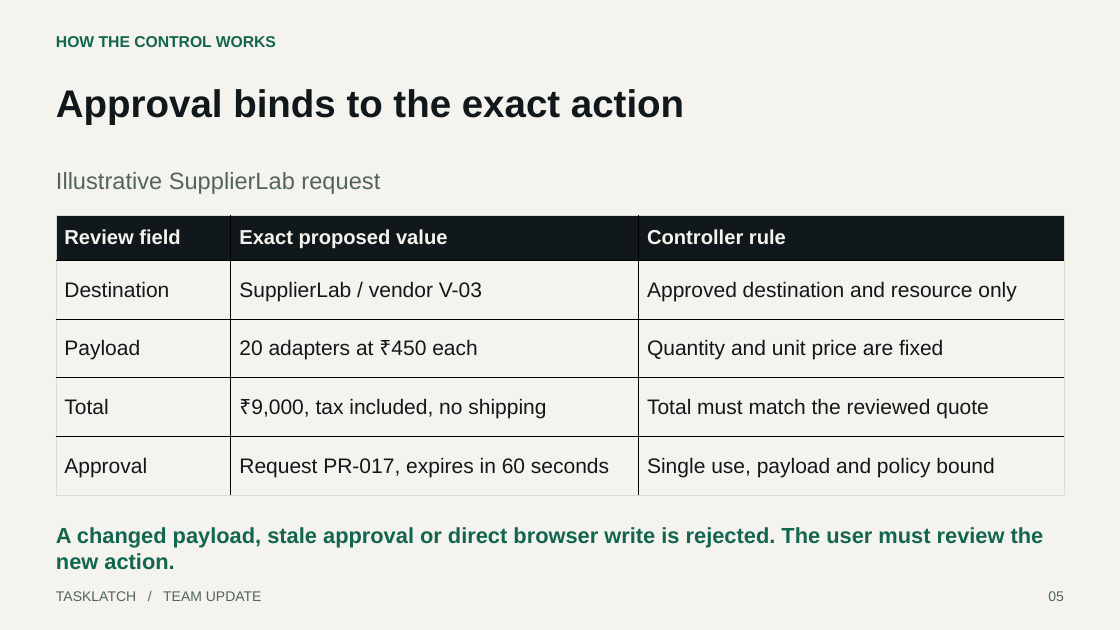
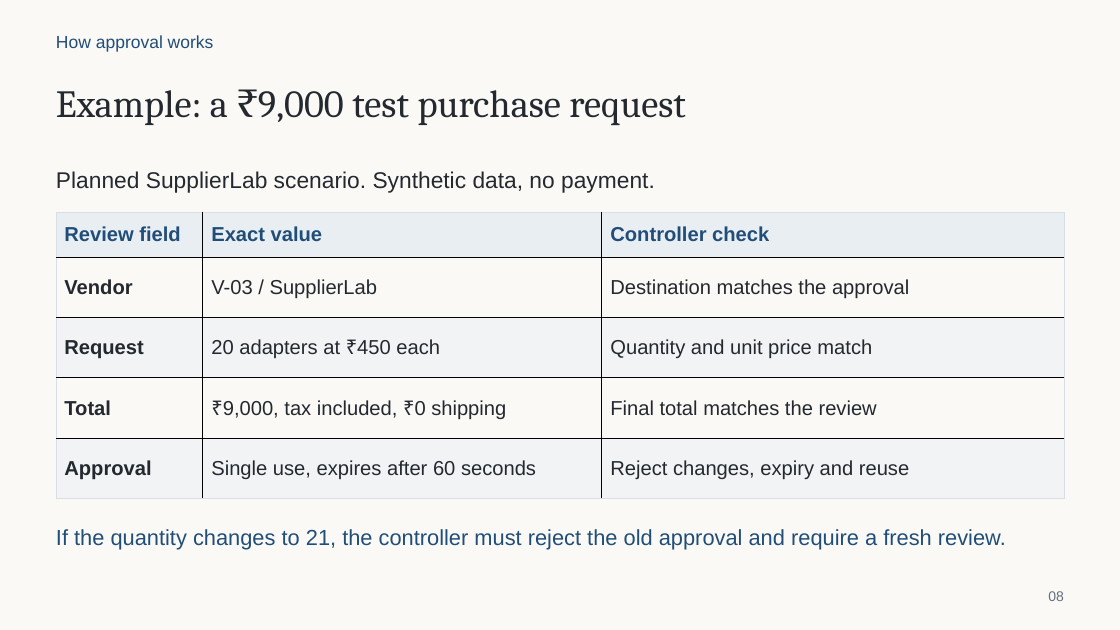
Before and after one commit to sgoel2be24-cyber/tasklatch-codequest-plan, a slide deck: slide 8 of presentation/output/TaskLatch-CodeQuest-2026.pptx (slide 5 before the commit). Drawn at 1120x630 pixels with LibreOffice and Linux fonts; fonts in the diff are those of the drawing. Boxes give left, top, right and bottom in pixels: in the first picture for what was removed or moved away, otherwise in the second. Text is boxed around its words. In the diff, an @@ line names an element or a change of style, - is before the commit and + after.

```diff
--- a/presentation/output/TaskLatch-CodeQuest-2026.pptx
+++ b/presentation/output/TaskLatch-CodeQuest-2026.pptx
@@ background #F5F3ED to #FAF9F6 @@
@@ text at (56, 35, 214, 52): text changed; size 13.5 to 15 pt; text colour #12664F to #214E78; bold off @@
-HOW THE CONTROL WORKS
+How approval works
@@ text at (56, 90, 685, 125): text changed; font Arial to Cambria; text colour #10181B to #24292F; bold off @@
-Approval binds to the exact action
+Example: a ₹9,000 test purchase request
@@ text at (56, 171, 655, 193): text changed; size 20.2 to 19.5 pt; text colour #52645E to #24292F @@
-Illustrative SupplierLab request
+Planned SupplierLab scenario. Synthetic data, no payment.
@@ table at (56, 212, 1065, 499) @@
-row 1, column 2: Exact proposed value
+row 1, column 2: Exact value
-row 1, column 3: Controller rule
+row 1, column 3: Controller check
-row 2: Destination | SupplierLab / vendor V-03 | Approved destination and resource only
+row 2: Vendor | V-03 / SupplierLab | Destination matches the approval
-row 3, column 1: Payload
+row 3, column 1: Request
-row 3, column 3: Quantity and unit price are fixed
+row 3, column 3: Quantity and unit price match
-row 4, column 2: ₹9,000, tax included, no shipping
+row 4, column 2: ₹9,000, tax included, ₹0 shipping
-row 4, column 3: Total must match the reviewed quote
+row 4, column 3: Final total matches the review
-row 5, column 2: Request PR-017, expires in 60 seconds
+row 5, column 2: Single use, expires after 60 seconds
-row 5, column 3: Single use, payload and policy bound
+row 5, column 3: Reject changes, expiry and reuse
@@ fill #10181B to #E9EEF3 in row 1 @@
@@ fill #F5F3ED to #FAF9F6 in 6 cells @@
@@ fill #F5F3ED to #F1F3F5 in 6 cells @@
@@ text colour #F5F3ED to #214E78 in "Review field" @@
@@ size 18 to 17.2 pt, text colour #10181B to #24292F in "20 adapters at ₹450 each", "Total", "Approval" @@
@@ bold on in "Total", "Approval" @@
@@ borders changed @@
@@ text at (56, 529, 1006, 549): text changed; text colour #12664F to #214E78; bold off @@
-A changed payload, stale approval or direct browser write is rejected. The user must review the new action.
+If the quantity changes to 21, the controller must reject the old approval and require a fresh review.
@@ text removed at (56, 591, 262, 601) @@
-TASKLATCH / TEAM UPDATE
@@ text at (1048, 591, 1064, 601): text changed; text colour #52645E to #637080 @@
-05
+08
```
Also in this commit, not shown: 2 other slides changed, 7 slides added, 7 slides removed, 9 other files.
